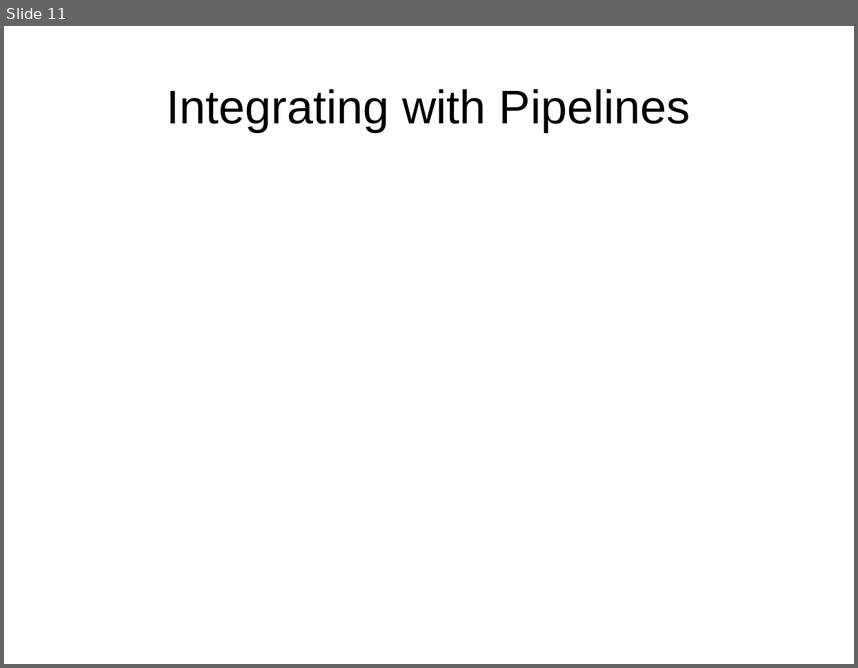
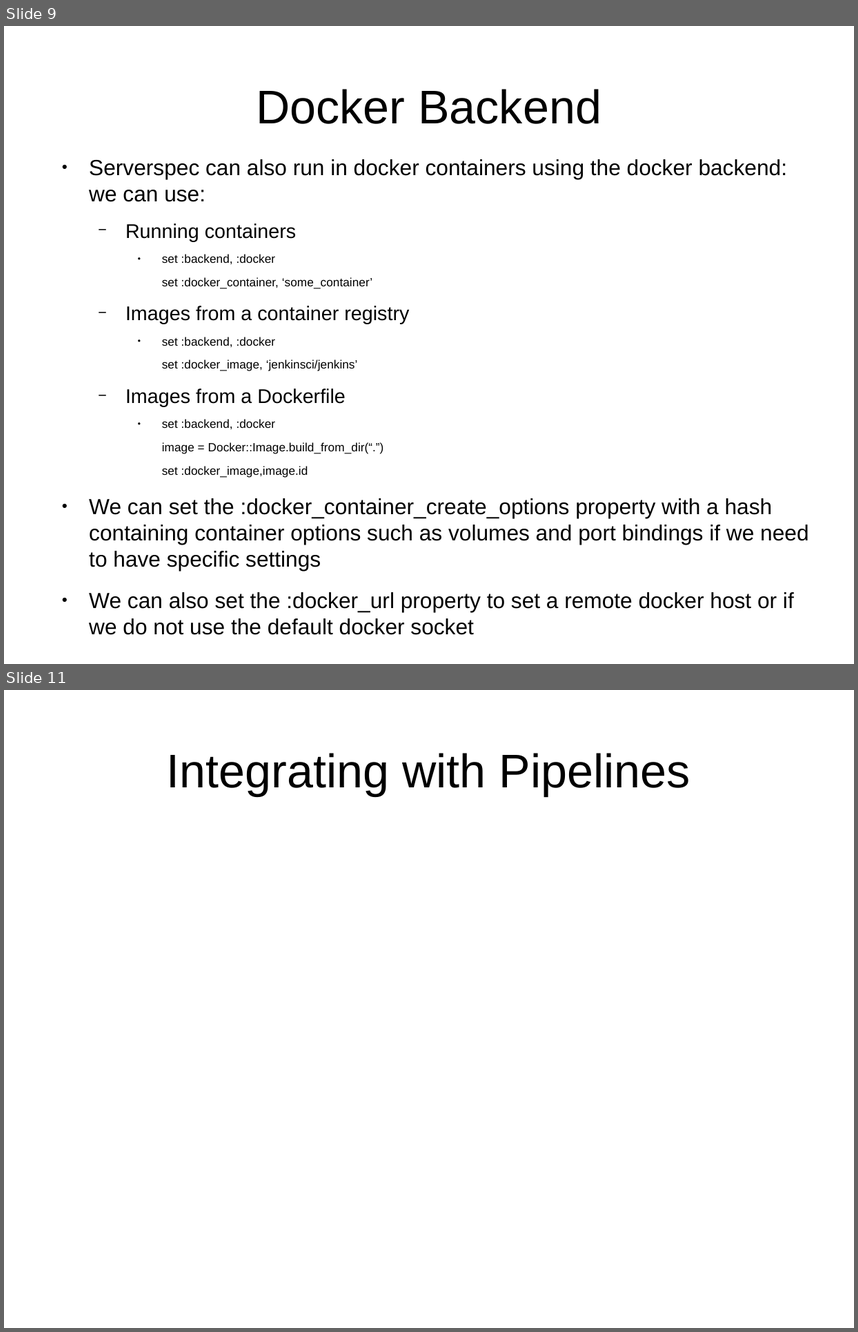
Before and after one commit to andrewwardrobe/ServerSpecDemo, a slide deck: Slides.odp. Shown one above the other, each under a label of ours: slide 11 before the commit, slides 9 and 11 after it; the slides between them are not shown. The pictures are 858x668 and 858x1332 pixels, drawn with LibreOffice and Linux fonts; fonts in the diff are those of the drawing. Boxes give left, top, right and bottom in pixels: in the first picture for what was removed or moved away, otherwise in the second. Text is boxed around its words. In the diff, an @@ line names an element or a change of style, - is before the commit and + after.

```diff
--- a/Slides.odp
+++ b/Slides.odp
@@ slide 9 added at [4, 26, 854, 664], background #FFFFFF @@
@@ title added at [256, 89, 602, 124], 44 pt, text #000000 @@
+Docker Backend
@@ text added at [89, 159, 809, 635], 20.4 pt, text #000000 @@
+● Serverspec can also run in docker containers using the docker backend: we can use:
+  − Running containers
+    ● set :backend, :docker
+    set :docker_container, ‘some_container’
+  − Images from a container registry
+    ● set :backend, :docker
+    set :docker_image, ‘jenkinsci/jenkins’
+  − Images from a Dockerfile
+    ● set :backend, :docker
+    image = Docker::Image.build_from_dir(“.”)
+    set :docker_image,image.id
+● We can set the :docker_container_create_options property with a hash containing container options such as volumes and port bindings if we need to have specific settings
+● We can also set the :docker_url property to set a remote docker host or if we do not use the default docker socket
```
Also in this commit, not shown: 3 slides changed, 3 other slides added, 3 slides removed.
